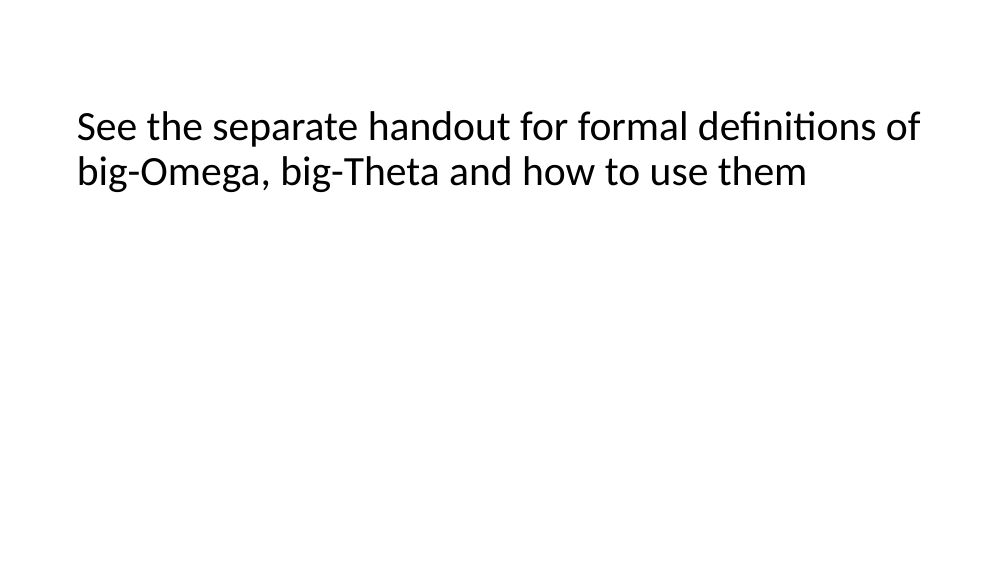
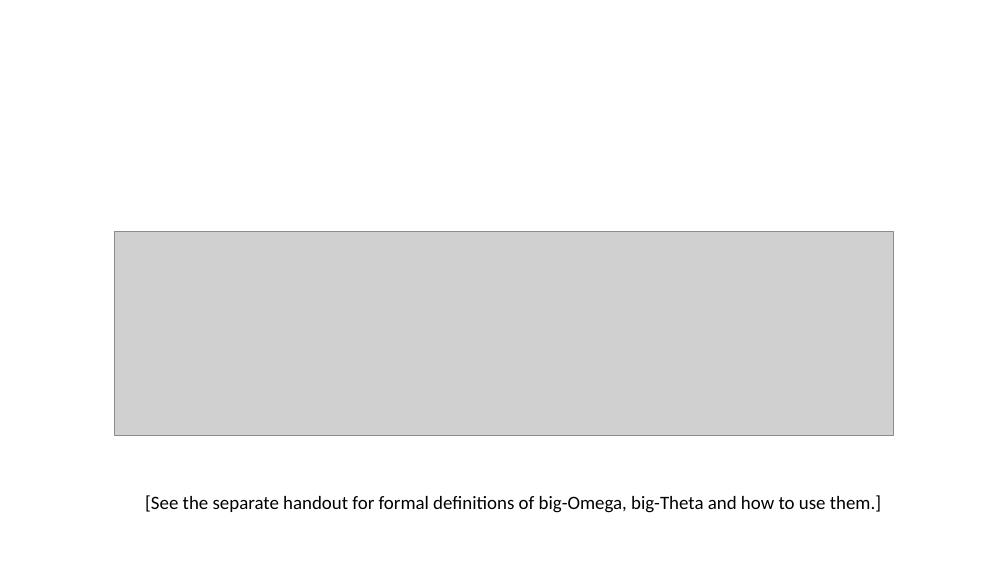
Before and after one commit to dickinson-comp232-fall22/dickinson-comp232-fall22.github.io, a slide deck: slide 8 of resources/class05/asymptotic-notation.pptx. Drawn at 1008x567 pixels with LibreOffice and Linux fonts; fonts in the diff are those of the drawing; grey boxes stand for pictures. Boxes give left, top, right and bottom in pixels: in the first picture for what was removed or moved away, otherwise in the second. Text is boxed around its words. In the diff, an @@ line names an element or a change of style, - is before the commit and + after.

Commit message:
minor update

```diff
--- a/resources/class05/asymptotic-notation.pptx
+++ b/resources/class05/asymptotic-notation.pptx
@@ picture added at box(115, 231, 894, 436) @@
@@ text "[See the separate handout for ..." at box(145, 495, 881, 513): vertical alignment middle to top @@
@@ text at box(145, 495, 881, 513): text changed; size 39.6 to 18 pt @@
-See the separate handout for formal definitions of big-Omega, big-Theta and how to use them
+[See the separate handout for formal definitions of big-Omega, big-Theta and how to use them.]
```
Also in this commit, not shown: 3 slides added.
